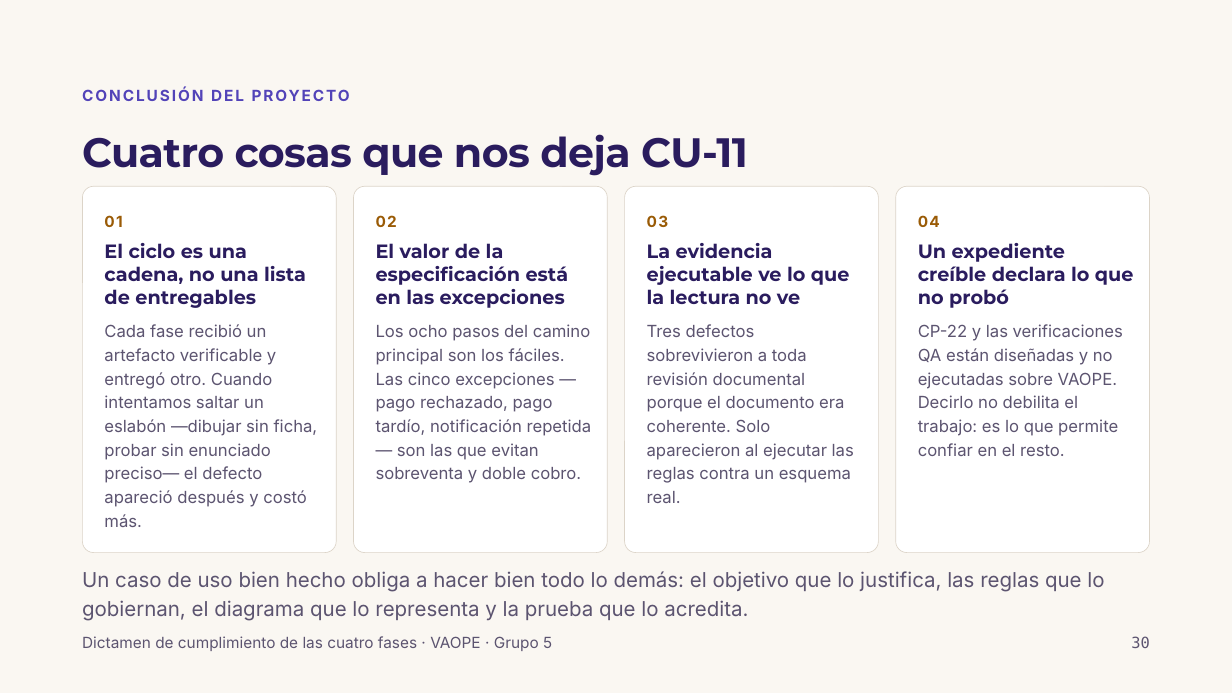
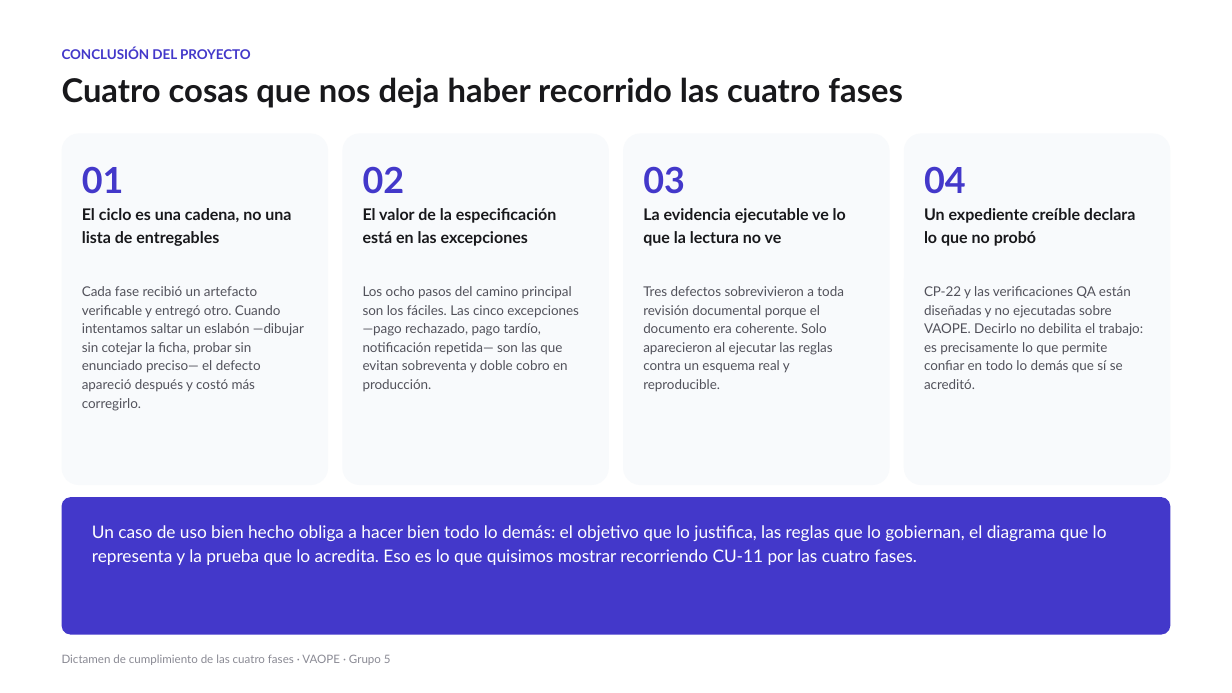
Before and after one commit to wdelgadoc/Grupo5-IR-UNFV, a slide deck: slide 29 of Presentacion_VAOPE_CU-11_Grupo_5.pptx (slide 30 before the commit). Drawn at 1232x693 pixels with LibreOffice and Linux fonts; fonts in the diff are those of the drawing. Boxes give left, top, right and bottom in pixels: in the first picture for what was removed or moved away, otherwise in the second. Text is boxed around its words. In the diff, an @@ line names an element or a change of style, - is before the commit and + after.

```diff
--- a/Presentacion_VAOPE_CU-11_Grupo_5.pptx
+++ b/Presentacion_VAOPE_CU-11_Grupo_5.pptx
@@ background #FAF7F2 to #FFFFFF @@
@@ text "CONCLUSIÓN DEL PROYECTO": place and size @@
-text "CONCLUSIÓN DEL PROYECTO" at (82,82,1182,107)
+text "CONCLUSIÓN DEL PROYECTO" at (62,47,251,59)
@@ text "CONCLUSIÓN DEL PROYECTO" at (62,47,251,59): size 12 to 10.5 pt, font Inter to Lato, text colour #5243B8 to #4338CA, letter spacing 1.5 to 0 pt; line spacing 17.4pt to 1 @@
@@ text added at (62,77,903,108), 25.5 pt, text #18181B, bold @@
+Cuatro cosas que nos deja haber recorrido las cuatro fases
@@ rounded rectangle: place and size @@
-rounded rectangle at (82,187,336,553)
+rounded rectangle at (62,133,329,485)
@@ title removed at (82,134,748,176) @@
-Cuatro cosas que nos deja CU-11
@@ rounded rectangle: place and size @@
-rounded rectangle at (354,187,608,553)
+rounded rectangle at (342,133,609,485)
@@ rounded rectangle: place and size @@
-rounded rectangle at (625,187,879,553)
+rounded rectangle at (623,133,890,485)
@@ fill #FFFFFF to #F8FAFC; outline #DCD4C8 0.5 pt to none; proportions changed in 4 elements at (342,133,609,485), (623,133,890,485), (62,133,329,485), (904,133,1171,485) @@
@@ rounded rectangle: place and size @@
-rounded rectangle at (896,187,1150,553)
+rounded rectangle at (904,133,1171,485)
@@ size 12 to 28 pt, font Inter to Lato, text colour #9A5B06 to #4338CA, letter spacing 1 to 0 pt; line spacing 17pt to 1.15 in 4 elements at (643,166,685,194), (363,166,405,194), (924,166,966,194), (82,166,124,194) @@
@@ text "01": place and size @@
-text "01" at (104,215,122,227)
+text "01" at (82,166,124,194)
@@ text "02": place and size @@
-text "02" at (376,215,397,227)
+text "02" at (363,166,405,194)
@@ text "03": place and size @@
-text "03" at (647,215,669,227)
+text "03" at (643,166,685,194)
@@ text "04": place and size @@
-text "04" at (918,215,940,227)
+text "04" at (924,166,966,194)
@@ size 15 to 12.5 pt, font Montserrat to Lato, text colour #2A1C5E to #18181B; line spacing 18pt to 1.15 in 4 elements at (643,208,846,246), (363,208,557,246), (924,208,1135,246), (82,208,291,246) @@
@@ text "El ciclo es una cadena, ...": place and size @@
-text "El ciclo es una cadena, ..." at (104,243,306,308)
+text "El ciclo es una cadena, ..." at (82,208,291,246)
@@ text "El valor de la especificación ...": place and size @@
-text "El valor de la especificación ..." at (376,243,569,308)
+text "El valor de la especificación ..." at (363,208,557,246)
@@ text "La evidencia ejecutable ve lo ...": place and size @@
-text "La evidencia ejecutable ve lo ..." at (647,243,850,304)
+text "La evidencia ejecutable ve lo ..." at (643,208,846,246)
@@ text "Un expediente creíble declara lo ...": place and size @@
-text "Un expediente creíble declara lo ..." at (918,243,1134,308)
+text "Un expediente creíble declara lo ..." at (924,208,1135,246)
@@ text at (82,286,304,411): text changed; size 13 to 10.5 pt; font Inter to Lato; text colour #5C5470 to #52525B @@
-Cada fase recibió un artefacto verificable y entregó otro. Cuando intentamos saltar un eslabón —dibujar sin ficha, probar sin enunciado preciso— el defecto apareció después y costó más.
+Cada fase recibió un artefacto verificable y entregó otro. Cuando intentamos saltar un eslabón —dibujar sin cotejar la ficha, probar sin enunciado preciso— el defecto apareció después y costó más corregirlo.
@@ text at (363,286,579,391): text changed; size 13 to 10.5 pt; font Inter to Lato; text colour #5C5470 to #52525B @@
-Los ocho pasos del camino principal son los fáciles. Las cinco excepciones —pago rechazado, pago tardío, notificación repetida— son las que evitan sobreventa y doble cobro.
+Los ocho pasos del camino principal son los fáciles. Las cinco excepciones —pago rechazado, pago tardío, notificación repetida— son las que evitan sobreventa y doble cobro en producción.
@@ text at (643,286,844,392): text changed; size 13 to 10.5 pt; font Inter to Lato; text colour #5C5470 to #52525B @@
-Tres defectos sobrevivieron a toda revisión documental porque el documento era coherente. Solo aparecieron al ejecutar las reglas contra un esquema real.
+Tres defectos sobrevivieron a toda revisión documental porque el documento era coherente. Solo aparecieron al ejecutar las reglas contra un esquema real y reproducible.
@@ text at (924,286,1144,389): text changed; size 13 to 10.5 pt; font Inter to Lato; text colour #5C5470 to #52525B @@
-CP-22 y las verificaciones QA están diseñadas y no ejecutadas sobre VAOPE. Decirlo no debilita el trabajo: es lo que permite confiar en el resto.
+CP-22 y las verificaciones QA están diseñadas y no ejecutadas sobre VAOPE. Decirlo no debilita el trabajo: es precisamente lo que permite confiar en todo lo demás que sí se acreditó.
@@ rounded rectangle added at (62,497,1171,635), fill #4338CA @@
@@ text at (92,525,1107,565): text changed; size 16 to 13.5 pt; font Inter to Lato; text colour #5C5470 to #FFFFFF @@
-Un caso de uso bien hecho obliga a hacer bien todo lo demás: el objetivo que lo justifica, las reglas que lo gobiernan, el diagrama que lo representa y la prueba que lo acredita.
+Un caso de uso bien hecho obliga a hacer bien todo lo demás: el objetivo que lo justifica, las reglas que lo gobiernan, el diagrama que lo representa y la prueba que lo acredita. Eso es lo que quisimos mostrar recorriendo CU-11 por las cuatro fases.
@@ text "Dictamen de cumplimiento de las ...": place and size @@
-text "Dictamen de cumplimiento de las ..." at (82,636,552,651)
+text "Dictamen de cumplimiento de las ..." at (62,654,391,665)
@@ text "Dictamen de cumplimiento de las ..." at (62,654,391,665): size 12 to 9 pt, font Inter to Lato, text colour #5C5470 to #8A8A94; line spacing 17.4pt to 1.15 @@
@@ text removed at (1131,636,1149,648) @@
-30
```
Also in this commit, not shown: 17 other slides changed, 12 slides added, 13 slides removed.
